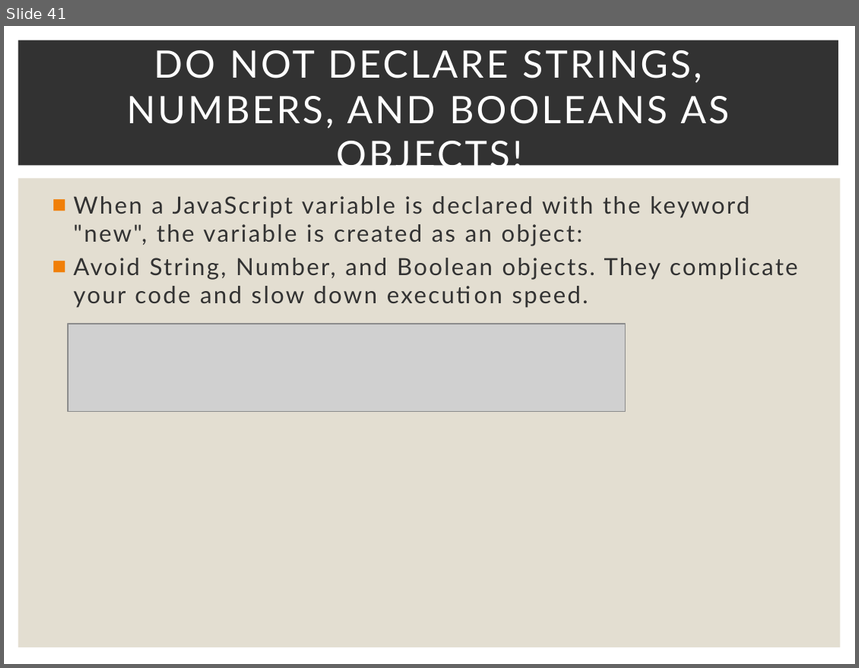
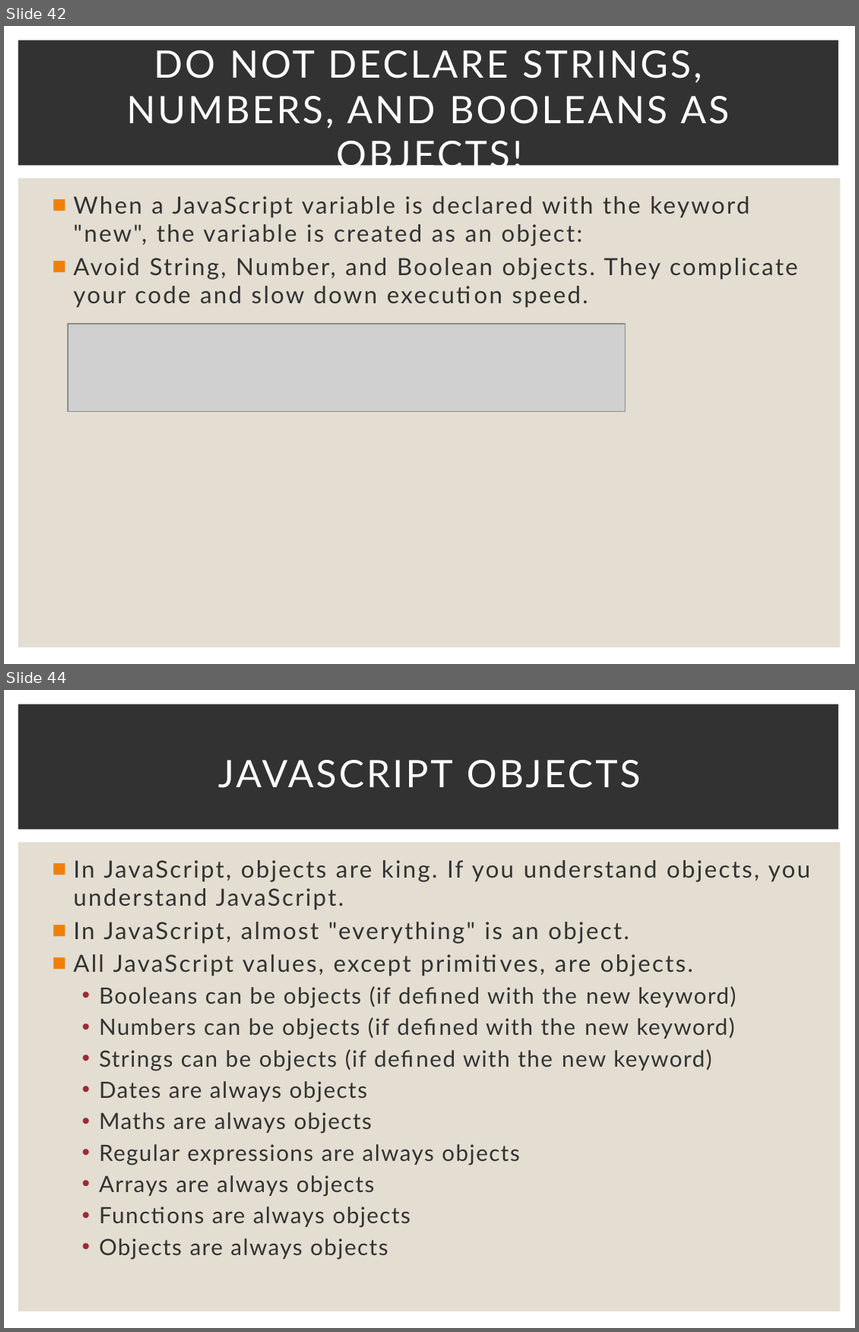
Before and after one commit to Karamihova/Fundamentals-JS, a slide deck: Programming Prep.pptx. Shown one above the other, each under a label of ours: slide 41 before the commit, slides 42 and 44 after it; the slides between them are not shown. The pictures are 859x668 and 859x1332 pixels, drawn with LibreOffice and Linux fonts; fonts in the diff are those of the drawing; grey boxes stand for pictures. Boxes give left, top, right and bottom in pixels: in the first picture for what was removed or moved away, otherwise in the second. Text is boxed around its words. In the diff, an @@ line names an element or a change of style, - is before the commit and + after.

```diff
--- a/Programming Prep.pptx
+++ b/Programming Prep.pptx
@@ slide 44 added at (x1=4, y1=690, x2=855, y2=1328), background #FFFFFF; not listed: 2 template elements that a slide beside it also shows @@
@@ title added at (x1=218, y1=760, x2=641, y2=788), 32 pt, text #FFFFFF @@
+JAVASCRIPT OBJECTS
@@ text added at (x1=73, y1=860, x2=810, y2=1259), 19 pt, text #323232 @@
+■ In JavaScript, objects are king. If you understand objects, you understand JavaScript.
+■ In JavaScript, almost "everything" is an object.
+■ All JavaScript values, except primitives, are objects.
+  • Booleans can be objects (if defined with the new keyword)
+  • Numbers can be objects (if defined with the new keyword)
+  • Strings can be objects (if defined with the new keyword)
+  • Dates are always objects
+  • Maths are always objects
+  • Regular expressions are always objects
+  • Arrays are always objects
+  • Functions are always objects
+  • Objects are always objects
@@ what was slide 41 is now slide 42 @@
```
Also in this commit, not shown: 17 other slides added, 1 slide removed.
